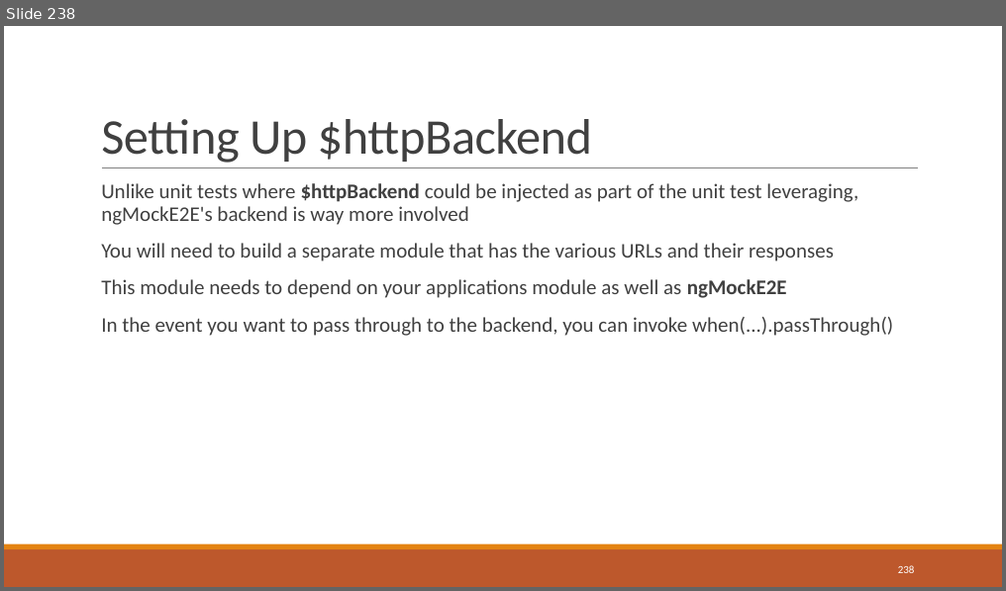
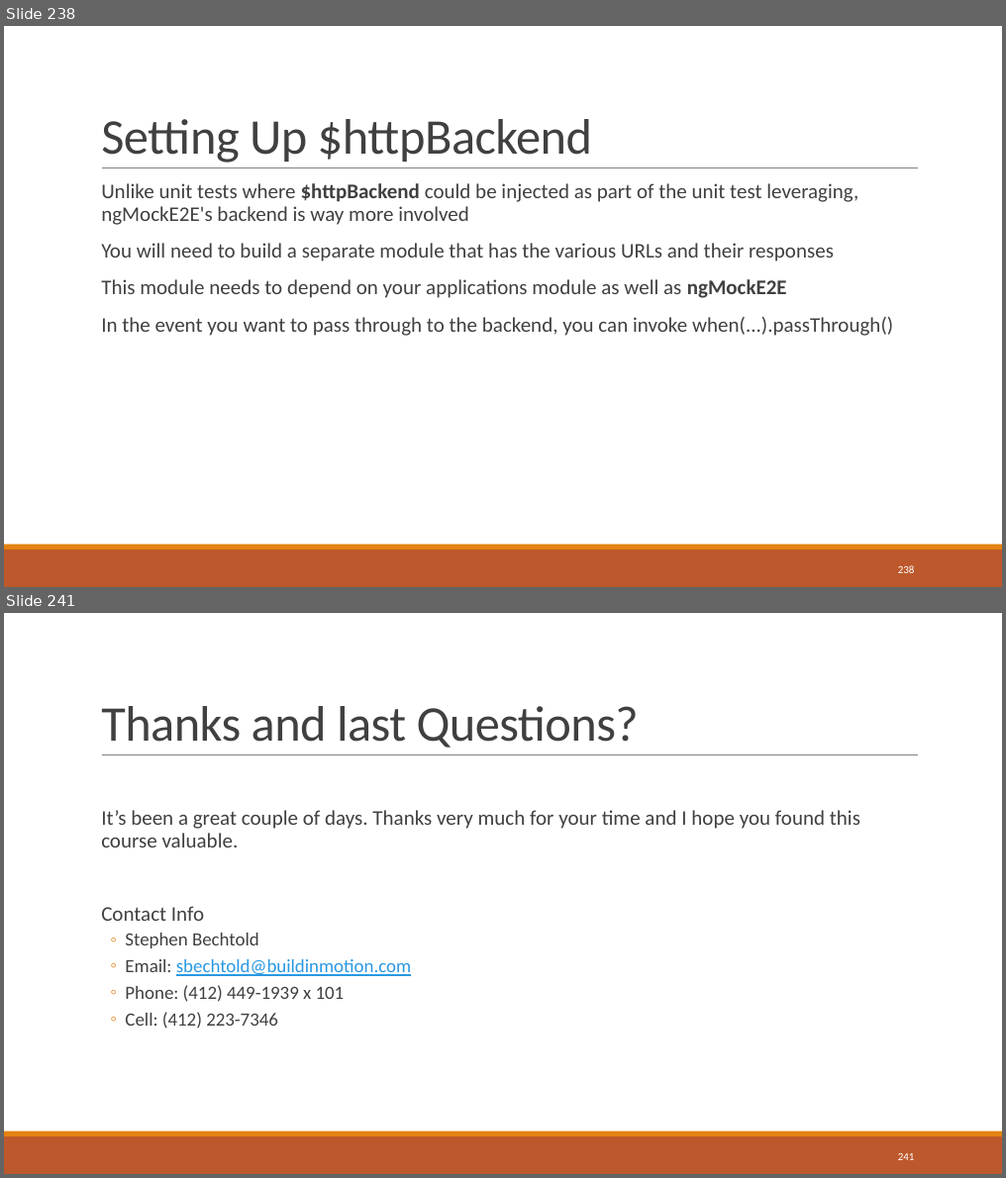
Before and after one commit to sbechtold/angularjs, a slide deck: materials/AngularJS.pptx. Shown one above the other, each under a label of ours: slide 238 before the commit, slides 238 and 241 after it; the slides between them are not shown. The pictures are 1006x591 and 1006x1178 pixels, drawn with LibreOffice and Linux fonts; fonts in the diff are those of the drawing. Boxes give left, top, right and bottom in pixels: in the first picture for what was removed or moved away, otherwise in the second. Text is boxed around its words. In the diff, an @@ line names an element or a change of style, - is before the commit and + after.

```diff
--- a/materials/AngularJS.pptx
+++ b/materials/AngularJS.pptx
@@ slide 241 added at [4,613,1002,1174], background #FFFFFF; not listed: 3 template elements that a slide beside it also shows @@
@@ title added at [101,706,639,748], 48 pt, text #404040 @@
+Thanks and last Questions?
@@ text added at [101,810,860,1029], 20 pt, text #404040 @@
+  It’s been a great couple of days. Thanks very much for your time and I hope you found this course valuable.
+  Contact Info
+  ◦ Stephen Bechtold
+  ◦ Email: sbechtold@buildinmotion.com
+  ◦ Phone: (412) 449-1939 x 101
+  ◦ Cell: (412) 223-7346
@@ page number added at [898,1154,915,1160], 10.5 pt, text #FFFFFF @@
+241
```
Also in this commit, not shown: 3 slides changed, 3 other slides added, 3 slides removed, 40 other files.
